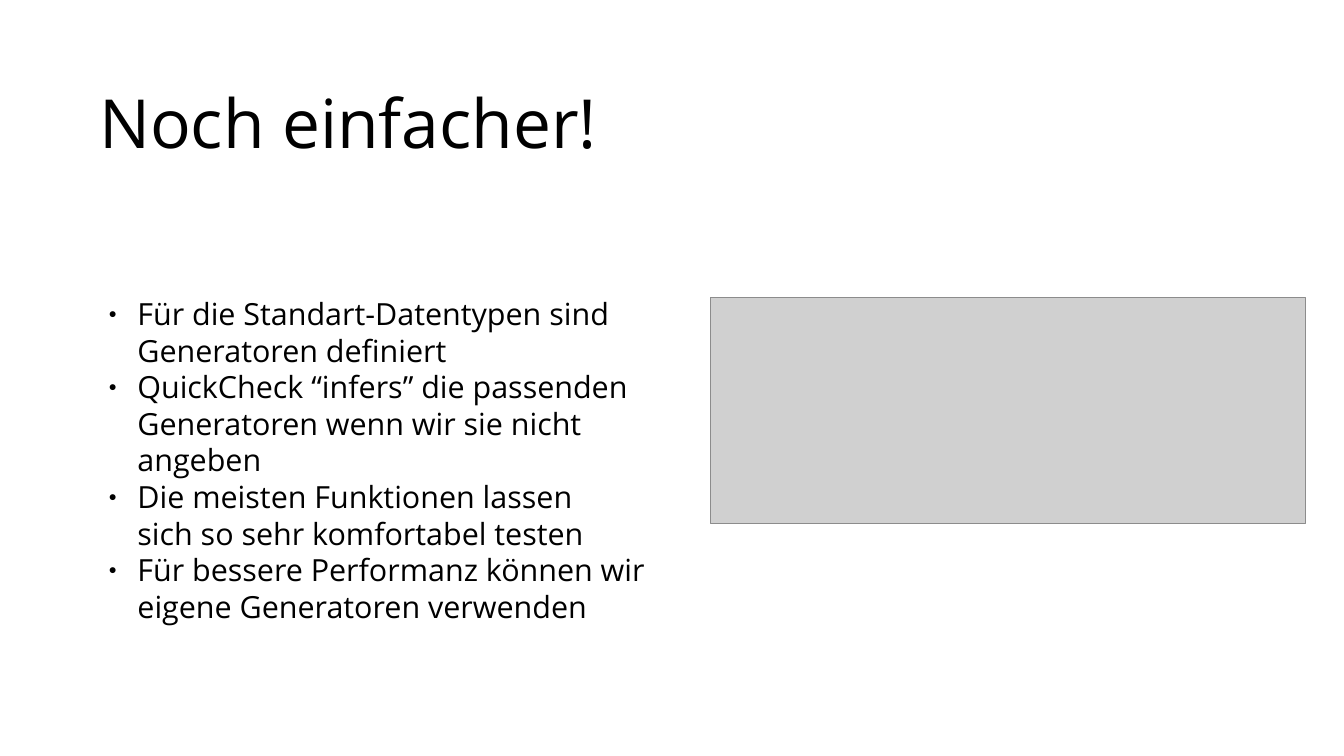
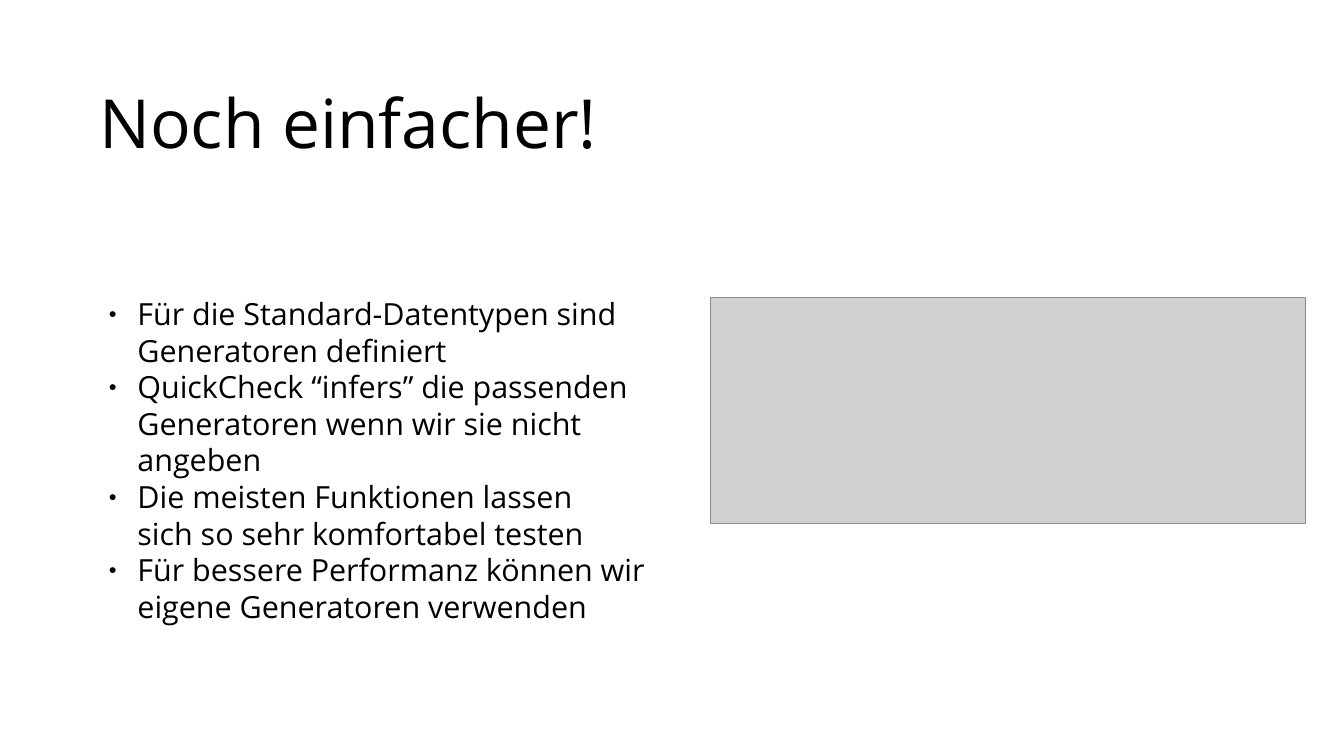
Before and after one commit to MoritzGoeckel/QuickCheck_Experiments, a slide deck: slide 11 of Praesentation.odp (slide 10 before the commit). Drawn at 1344x756 pixels with LibreOffice and Linux fonts; fonts in the diff are those of the drawing; grey boxes stand for pictures. Boxes give left, top, right and bottom in pixels: in the first picture for what was removed or moved away, otherwise in the second. Text is boxed around its words. In the diff, an @@ line names an element or a change of style, - is before the commit and + after.

```diff
--- a/Praesentation.odp
+++ b/Praesentation.odp
@@ text at [137,302,617,363]: text changed @@
-● Für die Standart-Datentypen sind
-  Generatoren definiert
+● Für die Standard-Datentypen sind
+  Generatoren definiert
```
Also in this commit, not shown: 1 slide added, 1 other file.
